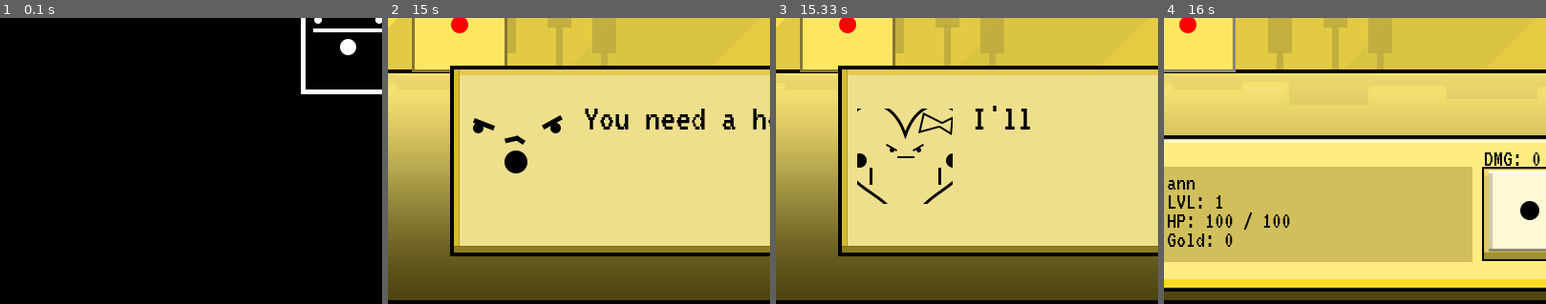
Above: before the commit, frames 1-4 (left to right).
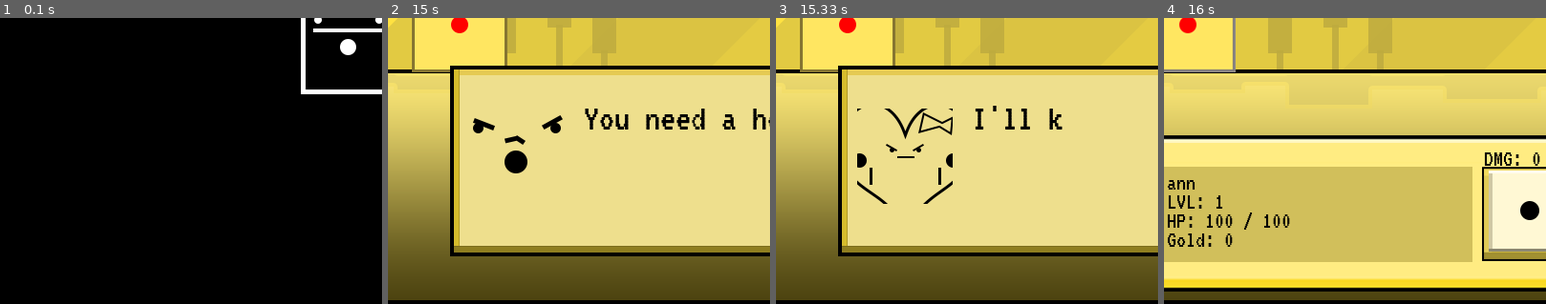
Above: after the commit, the same moments.

Repository: bloopsoup/DANGERdice
Game: pygame game, started from DANGERdice.py
Same seed, same stepped clock (60 frames per second), same inputs: the game is played once before the commit and once after it.
Inputs (mouse positions are % of the whole screen's width and height, from its top left):
- Up to frame 1 (0.1 s): no input
- Up to frame 2 (15 s): click (50, 51) at 3.78 s; move the mouse to (42, 44) at 4.3 s; click (42, 44) at 4.35 s; click (21, 30) at 5.25 s; click (74, 50) at 5.58 s; click (15, 33) at 6.48 s; click (16, 47) at 6.82 s; click (40, 26) at 7.15 s; click (69, 81) at 7.48 s; click (80, 24) at 9.52 s; click (51, 65) at 9.85 s; click (44, 30) at 10.18 s; type "an" at 10.47 s; type "n" at 10.67 s; tap Enter at 10.8 s; move the mouse to (21, 52) at 13.3 s; click (21, 52) at 13.35 s; click (36, 65) at 14.25 s
- Up to frame 3 (15.33 s): click "You need a hobby." at 15.15 s
- Up to frame 4 (16 s): click (29, 82) at 15.48 s
The pictures show only the part of the screen within x 4-54%, y 50-100%; the shares and areas given below are measured in that part.

Frames 1-2 are identical in both runs. In frame 3, 0.1% of the frame differs, in the area x 71-75%, y 31-39%; in frame 4, nothing differs.

Commit message:
dialogue boxes now autowrap

Diff:
--- a/gui/elements/dialogue_box.py
+++ b/gui/elements/dialogue_box.py
@@ -13,8 +13,7 @@
         self.font = font
         self.d_data = d_data
         self.active = False
-        self.display = ""
-        self.letter_idx = 0
+        self.lines = [[""]]
 
     def toggle_visibility(self):
         """Toggles visibility of the dialogue box."""
@@ -26,21 +25,37 @@
 
     def next_script(self) -> bool:
         """Moves to the next text and portrait and calls the current hook. Returns FALSE if there's no more content."""
-        self.display = ""
-        self.letter_idx = 0
+        self.lines = [[""]]
         self.d_data.call_hook()
         if not self.d_data.advance():
             self.toggle_visibility()
             return False
         return True
 
+    def line_overflows(self, line: list[str]) -> bool:
+        """Determines whether the line is past its boundaries."""
+        line_s = self.font.render(" ".join(line), True, (0, 0, 0))
+        return line_s.get_width() + self.theme["padding"][0] >= self.reference.width
+
     def add_letter(self):
         """Adds another letter from the script to the display text."""
-        char = self.d_data.get_text()[self.letter_idx]
-        if char != "`":
+        char, line = self.d_data.get_next_letter(), self.lines[-1]
+        if char == "~":
+            return
+        if char == " ":
+            line.append("")
+        elif char != "`":
             self.theme["play_sfx"]()
-            self.display += char
-        self.letter_idx += 1
+            line[-1] += char
+        if self.line_overflows(line):
+            self.lines.append([line.pop()])
+
+    def draw_words(self, surface: pygame.Surface):
+        """Displays the words with automatic wrapping."""
+        for i, line in enumerate(self.lines):
+            line_s = self.font.render(" ".join(line), True, (0, 0, 0))
+            pos = (self.reference.x + self.theme["padding"][0], self.reference.y + self.theme["padding"][1] + line_s.get_height() * i)
+            surface.blit(line_s, pos)
 
     def handle_event(self, event):
         """Clicking on the dialogue box goes to the next script. Calls on_event if there are no more scripts."""
@@ -52,20 +67,13 @@
         """Updating itself."""
         if not self.active:
             return
-        if self.letter_idx < len(self.d_data.get_text()):
-            self.dt_runner.dt_update(dt, self.add_letter)
+        self.dt_runner.dt_update(dt, self.add_letter)
 
     def draw(self, surface: pygame.Surface):
         """Displays itself onto surface."""
         if not self.active:
             return
-
         surface.blit(self.images[0], (self.pos.x, self.pos.y))
         self.draw_border(surface)
-        surface.blit(self.d_data.get_portrait(), (self.pos.x + self.theme["p_padding"][0],
-                                                  self.pos.y + self.theme["p_padding"][1]))
-
-        for i in range(self.theme["lines"]):
-            text_surface = self.font.render(self.display[i*self.theme["LPL"]:(i+1)*self.theme["LPL"]], True, (0, 0, 0))
-            surface.blit(text_surface, (self.reference.x + self.theme["padding"][0],
-                                        self.reference.y + (self.theme["padding"][1] * (i+1))))
+        surface.blit(self.d_data.get_portrait(), (self.pos.x + self.theme["p_padding"][0], self.pos.y + self.theme["p_padding"][1]))
+        self.draw_words(surface)
--- a/gui/utils/dialogue_data.py
+++ b/gui/utils/dialogue_data.py
@@ -6,21 +6,21 @@
 
     def __init__(self, texts: list[str], portraits: list[list[pygame.Surface]], portrait_seq: list[tuple[int, int]],
                  hooks: list = None):
+        assert len(texts) == len(portrait_seq), "texts and portrait_seq should be the same length"
+        assert hooks is None or len(texts) == len(hooks), "texts and hooks should be the same length"
         self.texts = texts
         self.portraits = portraits
         self.portrait_seq = portrait_seq
         self.hooks = hooks
-        self.seq_idx = 0
-        assert len(self.texts) == len(self.portrait_seq), "texts and portrait_seq should be the same length"
-        assert hooks is None or len(self.texts) == len(self.hooks), "texts and hooks should be the same length"
+        self.seq_idx, self.letter_idx = 0, 0
 
     def reset(self):
         """Resets to the beginning of the text sequence."""
-        self.seq_idx = 0
+        self.seq_idx, self.letter_idx = 0, 0
 
     def advance(self) -> bool:
         """Advances to the next text and portrait to display. Returns FALSE if there's no more content."""
-        self.seq_idx += 1
+        self.seq_idx, self.letter_idx = self.seq_idx + 1, 0
         return self.seq_idx < len(self.texts)
 
     def call_hook(self):
@@ -28,9 +28,13 @@
         if self.hooks is not None and self.hooks[self.seq_idx] is not None:
             self.hooks[self.seq_idx]()
 
-    def get_text(self) -> str:
-        """Returns the current text."""
-        return self.texts[self.seq_idx]
+    def get_next_letter(self) -> str:
+        """Gets the next character of the current text. Returns '~' if there are no more characters."""
+        current_text, char = self.texts[self.seq_idx], "~"
+        if self.letter_idx < len(current_text):
+            char = current_text[self.letter_idx]
+            self.letter_idx += 1
+        return char
 
     def get_portrait(self) -> pygame.Surface:
         """Returns the current portrait."""
